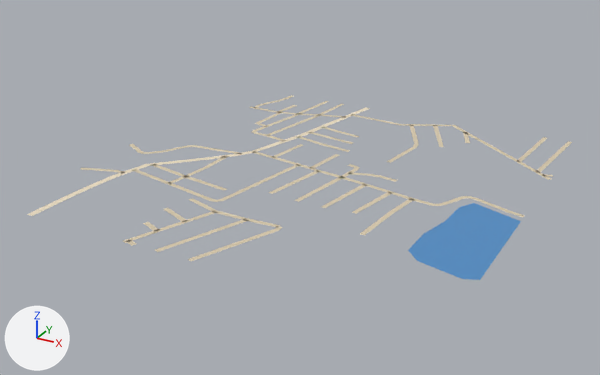
The glTF model public/assets/bengaluru-region-v1/tiles/t6_-30-l1.glb: old version first, new version second.
The view is the same before and after, from a 50 mm lens placed at (3674.0, -15557.0, 380.0), pointed at (3239.0, -14766.0, -15.0). The axes (+X, +Y, +Z) are drawn at lower left. The lights are the same throughout. The older version comes first.

Names of what the first picture shows: 'ground', 'water'.
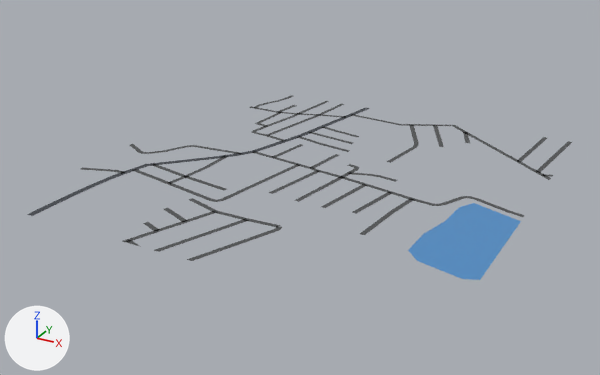
What differs and where, as boxes (x1, y1, x2, y2) in the pictures (600 x 375 px; the box of a moved part takes in the faces that stretch with it):
part 1 of me_ground, moved or reshaped
    both: (81, 101, 572, 261)
part 2 of me_ground, recoloured
    both: (27, 95, 556, 252)

What changed in the scene script:
```text
Change me_ground:
    used by ob_ground; location = (3000.0, -15000.0, 0.0)
    remove me_ground.from_pydata(...)  # 494 vertices, 416 faces; spans x -1.0..502.0, y -3.0..501.0, z 1.0
    add me_ground.from_pydata(...)  # 500 vertices, 422 faces; spans x 0.0..500.0, y 0.0..500.0, z 1.0
    me_ground part 1
    15 vertices are removed from x -1.0..502.0, y -1.0..501.0, z 1.0
    22 faces are deleted
    3 vertices in x 212.0..459.0, y -1.0..432.0, z 1.0 move by (0.0, 1.0, 0.0)
    3 vertices in x -1.0..499.0, y 127.0..363.0, z 1.0 move by (1.0, 0.0, 0.0)
    3 vertices in x 1.0..501.0, y 121.0..367.0, z 1.0 move by (-1.0, 0.0, 0.0)
    22 vertices move from x 20.0..501.0, y -3.0..499.0, z 1.0 to x 18.0..500.0, y 0.0..500.0, z 1.0
    21 vertices are added at x 0.0..500.0, y 0.0..500.0, z 1.0
    28 new faces join them
    me_ground part 2: 394 kept faces spanning x 0.0..500.0, y 0.0..500.0, z 1.0 get new vertex colours; the middle colour goes from beige #d7c9ae to dark grey #535556
```
